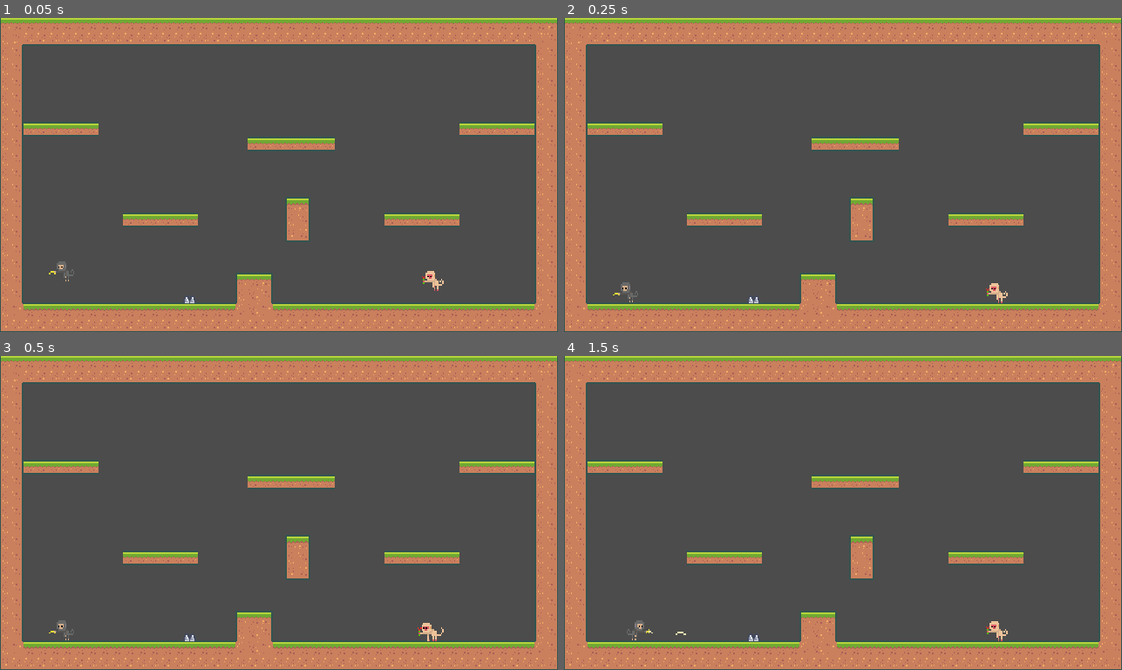
Above: before the commit, frames 1-4 (two rows, left to right).
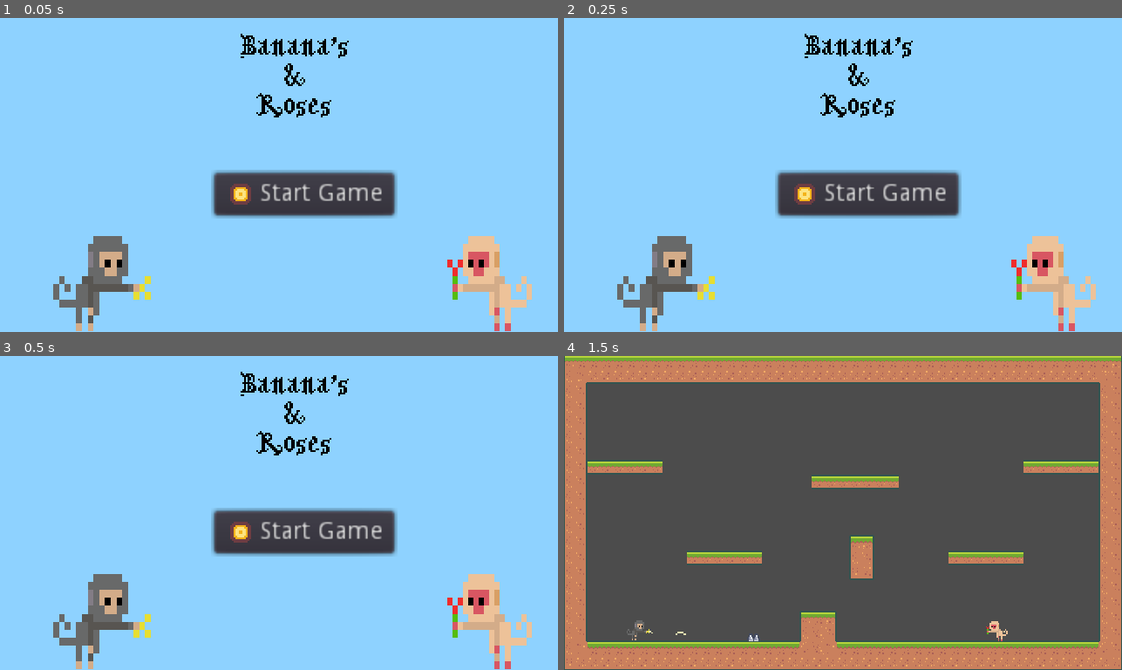
Above: after the commit, the same moments.

Repository: lWardenl/Godot-Platformer2D
Game: Godot game, scene res://Assets/Scenes/MainMenu.tscn
Same seed, same stepped clock (60 frames per second), same inputs: the game is played once before the commit and once after it. Before the commit the project starts from res://Assets/Scenes/Arena.tscn.
Inputs (mouse positions are in pixels of both pictures, inside the frame that each line leads up to):
- Up to frame 1 (0.05 s): no input
- Up to frame 2 (0.25 s): no input
- Up to frame 3 (0.5 s): no input
- Up to frame 4 (1.5 s): click (870, 531) at 0.5 s, where only the run after the commit has a clickable "Start Game"; hold D (move_right) from 1.28 s (still down); tap G (shoot) at 1.35 s

The runs differ from the first frame. In frame 1, 97% of the frame differs, in the area x 0-100%, y 0-100%; in frame 2, 97%; in frame 3, 97%; in frame 4, nothing differs.

Commit message:
Mainmenu

Diff:
--- /dev/null
+++ b/Assets/Scenes/MainMenu.tscn
@@ -0,0 +1,64 @@
+[gd_scene load_steps=7 format=2]
+
+[ext_resource path="res://Assets/Scripts/MainMenu.gd" type="Script" id=1]
+[ext_resource path="res://Assets/Sprites/Players/Player 1/emty1.png" type="Texture" id=2]
+[ext_resource path="res://Assets/Sprites/Players/Player 2/Sprite-0001.png" type="Texture" id=3]
+[ext_resource path="res://Assets/Sprites/Coins/tile_0151.png" type="Texture" id=4]
+[ext_resource path="res://Assets/Bitmgothic.ttf" type="DynamicFontData" id=5]
+
+[sub_resource type="DynamicFont" id=1]
+font_data = ExtResource( 5 )
+
+[node name="MainMenu" type="Control"]
+anchor_right = 1.0
+anchor_bottom = 1.0
+script = ExtResource( 1 )
+
+[node name="ColorRect" type="ColorRect" parent="."]
+anchor_right = 1.0
+anchor_bottom = 1.0
+margin_right = 40.0
+margin_bottom = 40.0
+rect_scale = Vector2( 0.891551, 0.823614 )
+color = Color( 0.560784, 0.827451, 1, 1 )
+
+[node name="StartButton" type="Button" parent="."]
+margin_left = 123.0
+margin_top = 89.0
+margin_right = 206.0
+margin_bottom = 109.0
+rect_min_size = Vector2( 8.603, 0 )
+text = "Start Game"
+icon = ExtResource( 4 )
+
+[node name="TextureRect" type="TextureRect" parent="."]
+margin_left = 24.0
+margin_top = 107.0
+margin_right = 64.0
+margin_bottom = 147.0
+rect_scale = Vector2( 1.97972, 1.81066 )
+texture = ExtResource( 2 )
+stretch_mode = 1
+
+[node name="TextureRect2" type="TextureRect" parent="."]
+margin_left = 232.0
+margin_top = 107.0
+margin_right = 272.0
+margin_bottom = 147.0
+rect_scale = Vector2( 1.97972, 1.81066 )
+texture = ExtResource( 3 )
+stretch_mode = 1
+flip_h = true
+
+[node name="RichTextLabel" type="RichTextLabel" parent="."]
+modulate = Color( 0, 0, 0, 1 )
+margin_left = 138.0
+margin_top = 9.0
+margin_right = 216.599
+margin_bottom = 60.762
+custom_fonts/normal_font = SubResource( 1 )
+text = "Banana's
+	 &
+  Roses"
+fit_content_height = true
+scroll_active = false
--- a/Assets/Scenes/Player2.tscn
+++ b/Assets/Scenes/Player2.tscn
@@ -19,7 +19,7 @@
 [sub_resource type="SpriteFrames" id=2]
 animations = [ {
 "frames": [ ExtResource( 8 ), ExtResource( 9 ) ],
-"loop": true,
+"loop": false,
 "name": "Attack",
 "speed": 5.0
 }, {
@@ -74,6 +74,7 @@
 scale = Vector2( -1, 1 )
 frames = SubResource( 2 )
 animation = "Idle"
+frame = 1
 playing = true
 
 [node name="CollisionShape2D" type="CollisionShape2D" parent="."]
--- /dev/null
+++ b/Assets/Scripts/MainMenu.gd
@@ -0,0 +1,8 @@
+extends Control
+
+var startingScene = preload("res://Assets/Scenes/Arena.tscn")
+
+func _process(delta):
+	if($StartButton.is_pressed()):
+		get_node("/root").add_child(startingScene.instance())
+		self.queue_free()
--- a/project.godot
+++ b/project.godot
@@ -11,7 +11,7 @@
 [application]
 
 config/name="2D Platformer Course"
-run/main_scene="res://Assets/Scenes/Arena.tscn"
+run/main_scene="res://Assets/Scenes/MainMenu.tscn"
 config/icon="res://icon.png"
 
 [display]
Binary file added: Assets/Bitmgothic.ttf
